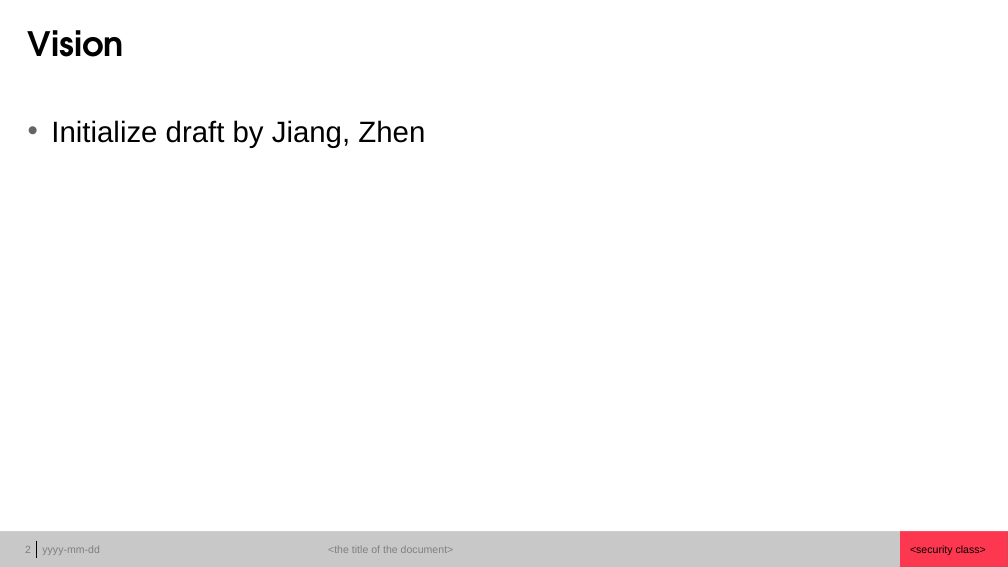
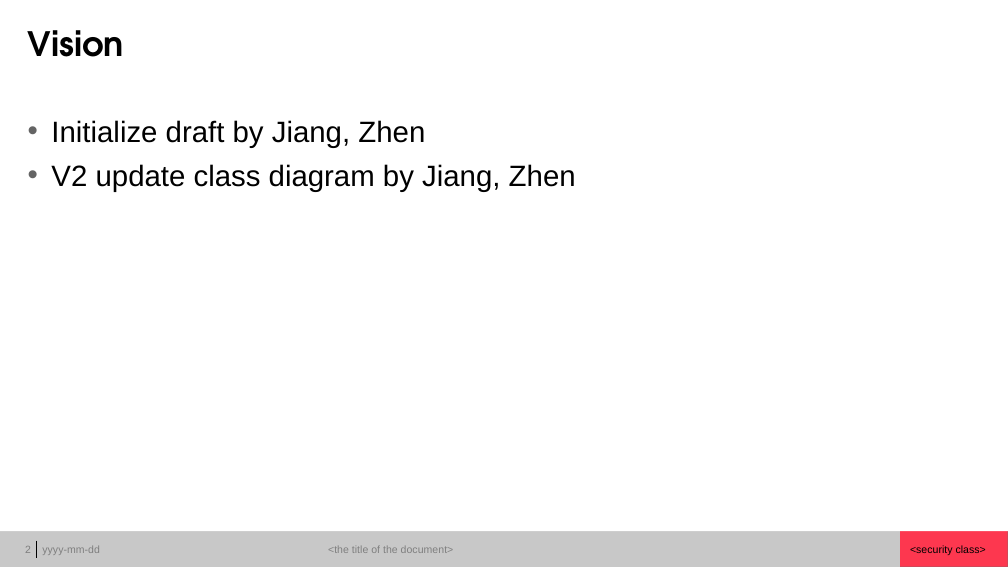
Before and after one commit to jiangzhen1984/ChatServer, a slide deck: slide 2 of document/Chat Server Design.pptx. Drawn at 1008x567 pixels with LibreOffice and Linux fonts; fonts in the diff are those of the drawing. Boxes give left, top, right and bottom in pixels: in the first picture for what was removed or moved away, otherwise in the second. Text is boxed around its words. In the diff, an @@ line names an element or a change of style, - is before the commit and + after.

```diff
--- a/document/Chat Server Design.pptx
+++ b/document/Chat Server Design.pptx
@@ text at (51, 164, 576, 192): paragraph added @@
+• V2 update class diagram by Jiang, Zhen
```
Also in this commit, not shown: 2 other slides changed, 1 slide added, 1 other file.
